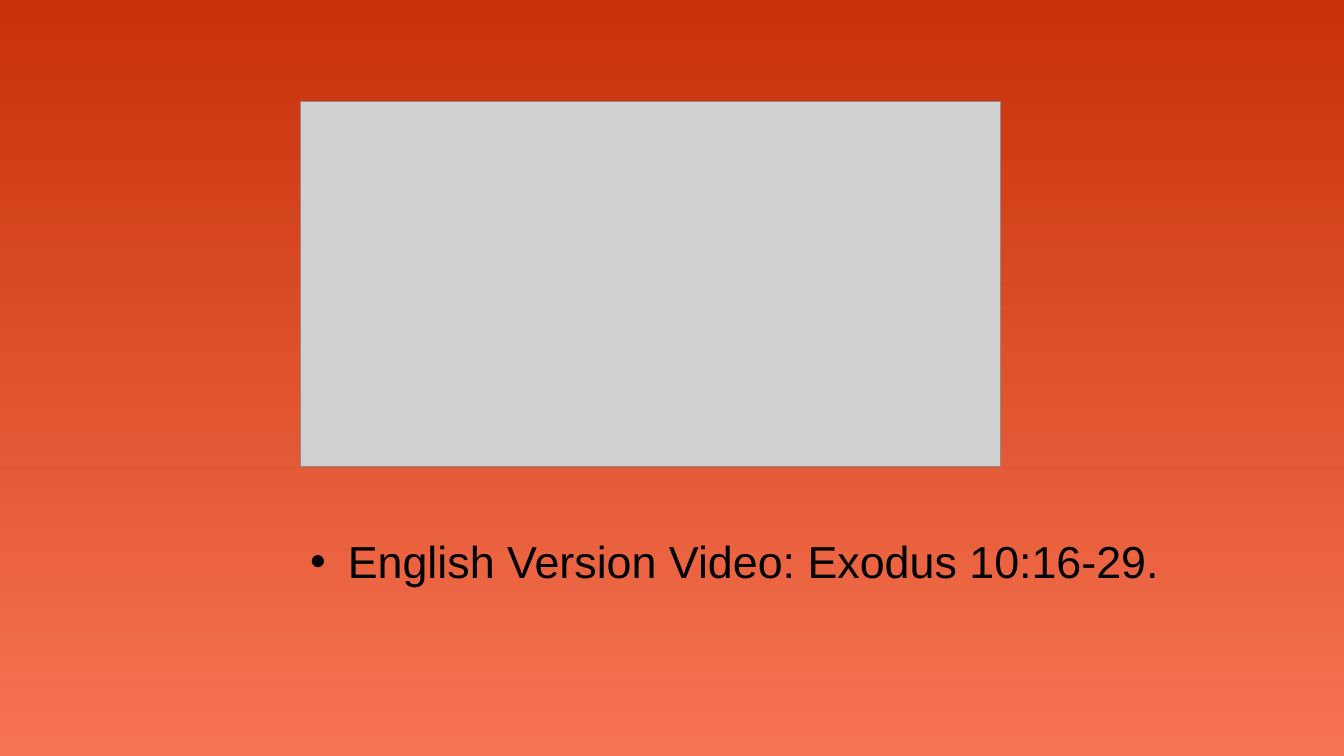
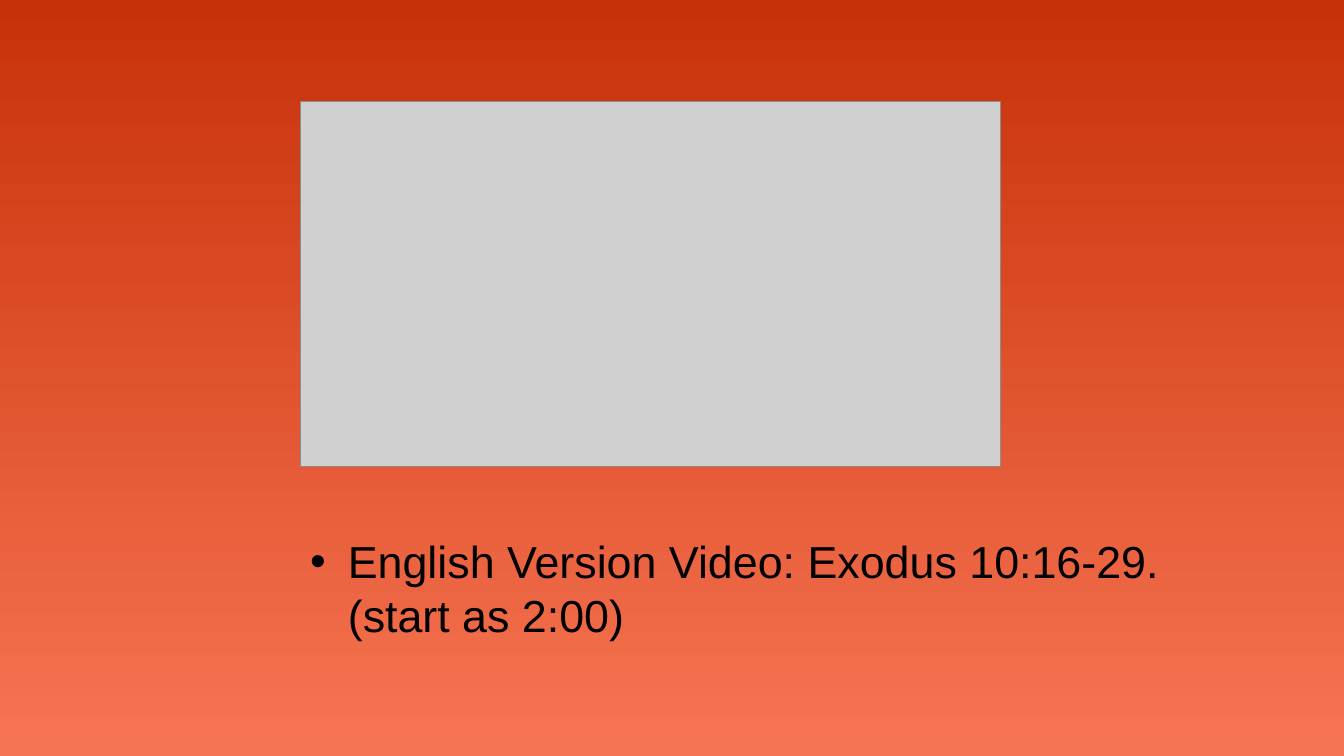
Before and after one commit to wdingbox/accc_2025_pp, a slide deck: slide 2 of ppt/Exodus/exo10_16_29.pptx. Drawn at 1344x756 pixels with LibreOffice and Linux fonts; fonts in the diff are those of the drawing; grey boxes stand for pictures; background and template pictures are left out. Boxes give left, top, right and bottom in pixels: in the first picture for what was removed or moved away, otherwise in the second. Text is boxed around its words. In the diff, an @@ line names an element or a change of style, - is before the commit and + after.

```diff
--- a/ppt/Exodus/exo10_16_29.pptx
+++ b/ppt/Exodus/exo10_16_29.pptx
@@ text at box(348, 545, 1158, 641): text changed @@
-• English Version Video: Exodus 10:16-29.
+• English Version Video: Exodus 10:16-29.
+  (start as 2:00)
```
Also in this commit, not shown: 1 other slide changed, 1 slide removed, 3 other files.
